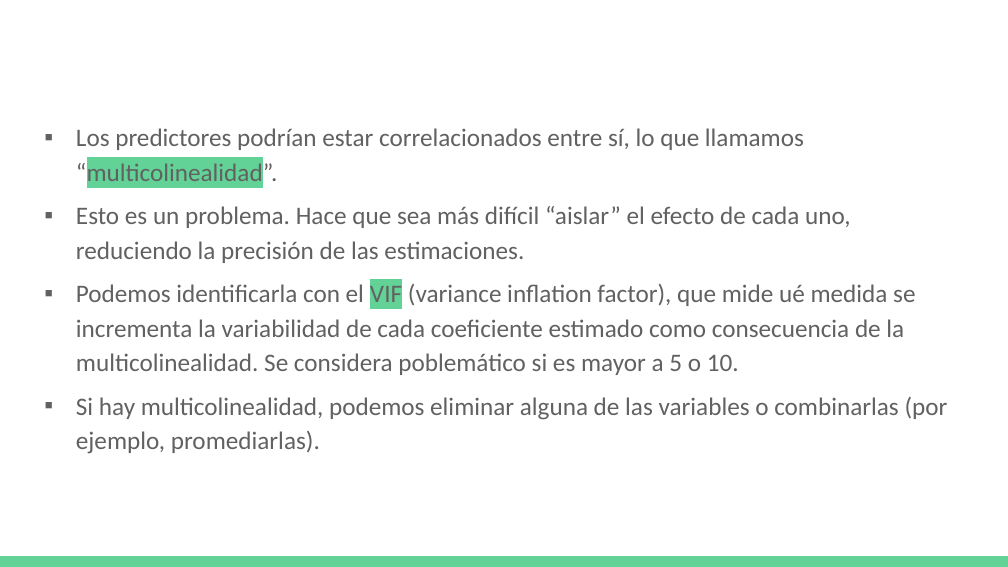
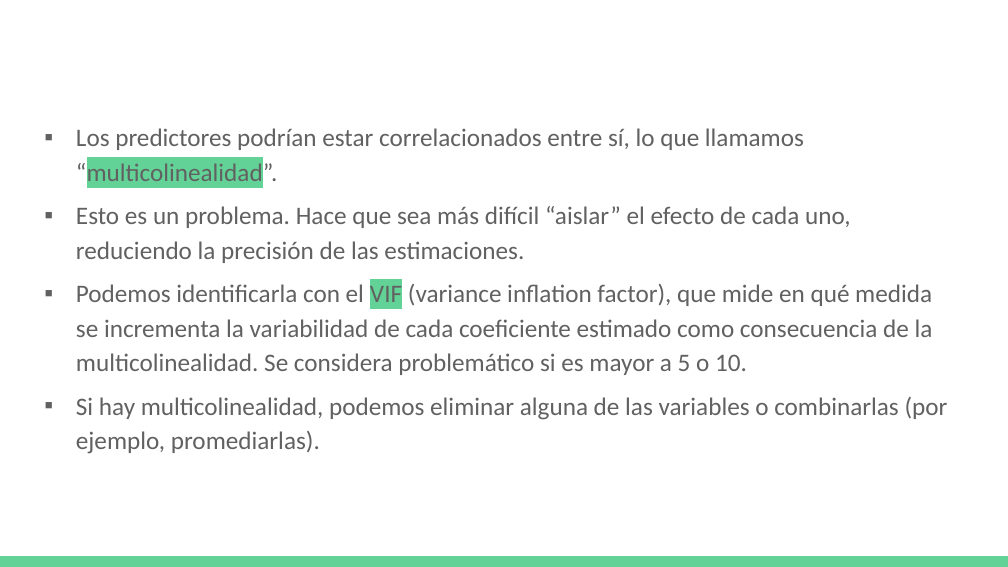
Before and after one commit to DCSCyHD/2023_modulo_3, a slide deck: slide 25 of clase3/teorica_3.pptx. Drawn at 1008x567 pixels with LibreOffice and Linux fonts; fonts in the diff are those of the drawing; grey boxes stand for pictures. Boxes give left, top, right and bottom in pixels: in the first picture for what was removed or moved away, otherwise in the second. Text is boxed around its words. In the diff, an @@ line names an element or a change of style, - is before the commit and + after.

```diff
--- a/clase3/teorica_3.pptx
+++ b/clase3/teorica_3.pptx
@@ text at [76,284,933,375]: text changed @@
-▪ Podemos identificarla con el VIF (variance inflation factor), que mide ué medida se incrementa la variabilidad de cada coeficiente estimado como consecuencia de la multicolinealidad. Se considera poblemático si es mayor a 5 o 10.
+▪ Podemos identificarla con el VIF (variance inflation factor), que mide en qué medida se incrementa la variabilidad de cada coeficiente estimado como consecuencia de la multicolinealidad. Se considera problemático si es mayor a 5 o 10.
```
Also in this commit, not shown: 1 other slide changed, 3 other files.
